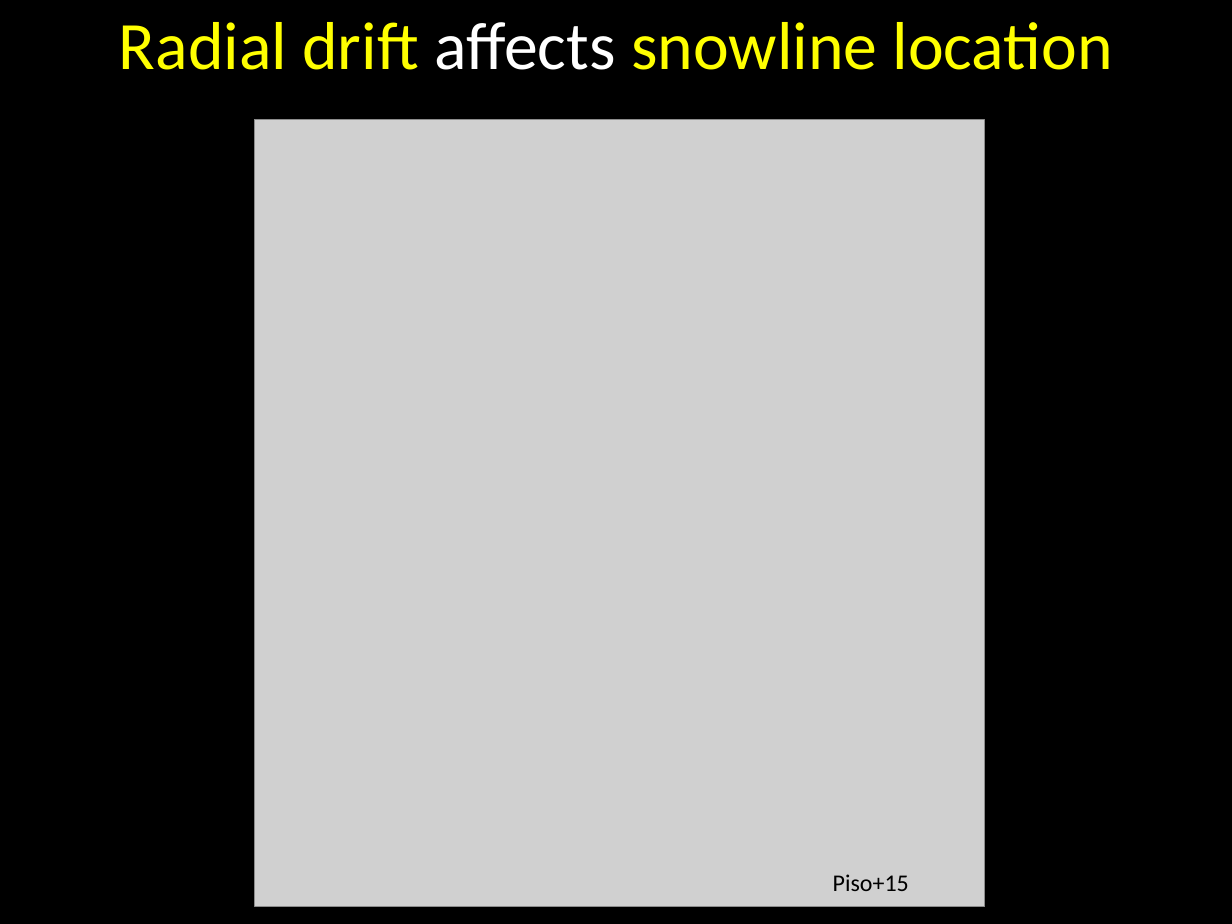
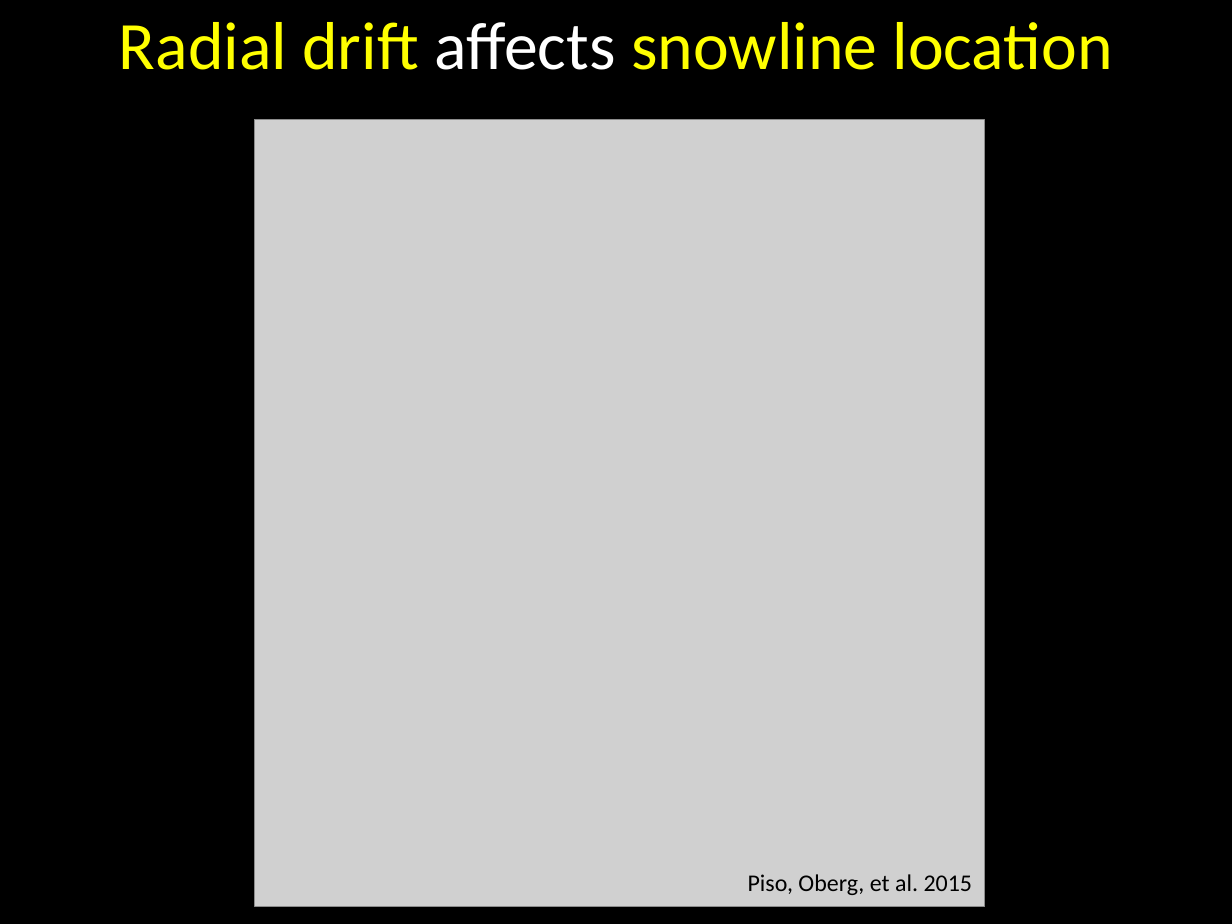
Before and after one commit to apiso/Thesis, a slide deck: slide 43 of slides/CIPS_talk.pptx. Drawn at 1232x924 pixels with LibreOffice and Linux fonts; fonts in the diff are those of the drawing; grey boxes stand for pictures. Boxes give left, top, right and bottom in pixels: in the first picture for what was removed or moved away, otherwise in the second. Text is boxed around its words. In the diff, an @@ line names an element or a change of style, - is before the commit and + after.

Commit message:
update

```diff
--- a/slides/CIPS_talk.pptx
+++ b/slides/CIPS_talk.pptx
@@ text added at [748,874,973,895], 14 pt, text #000000 @@
+Piso, Oberg, et al. 2015
@@ text removed at [833,874,909,891] @@
-Piso+15
```
Also in this commit, not shown: 3 other slides changed.
